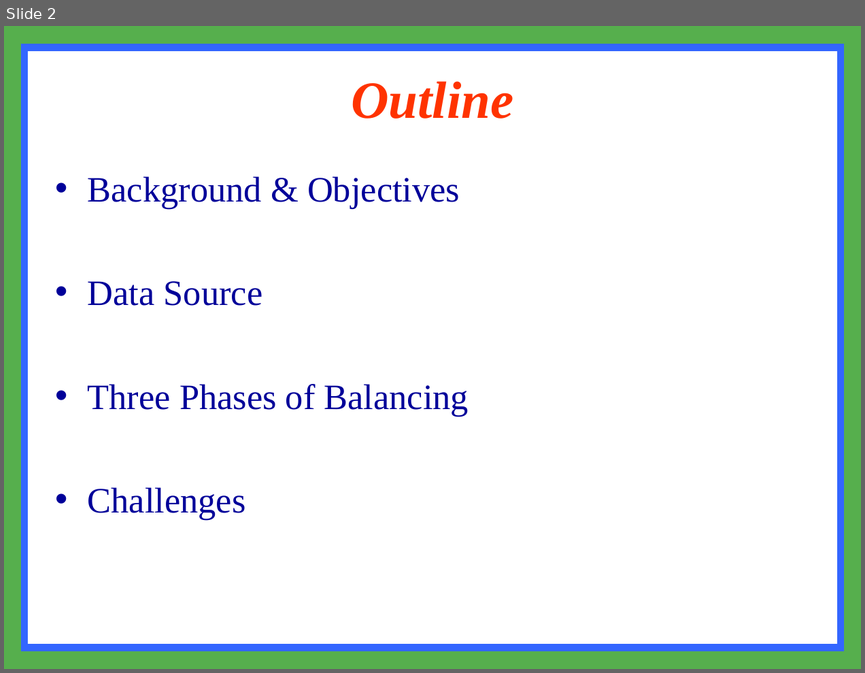
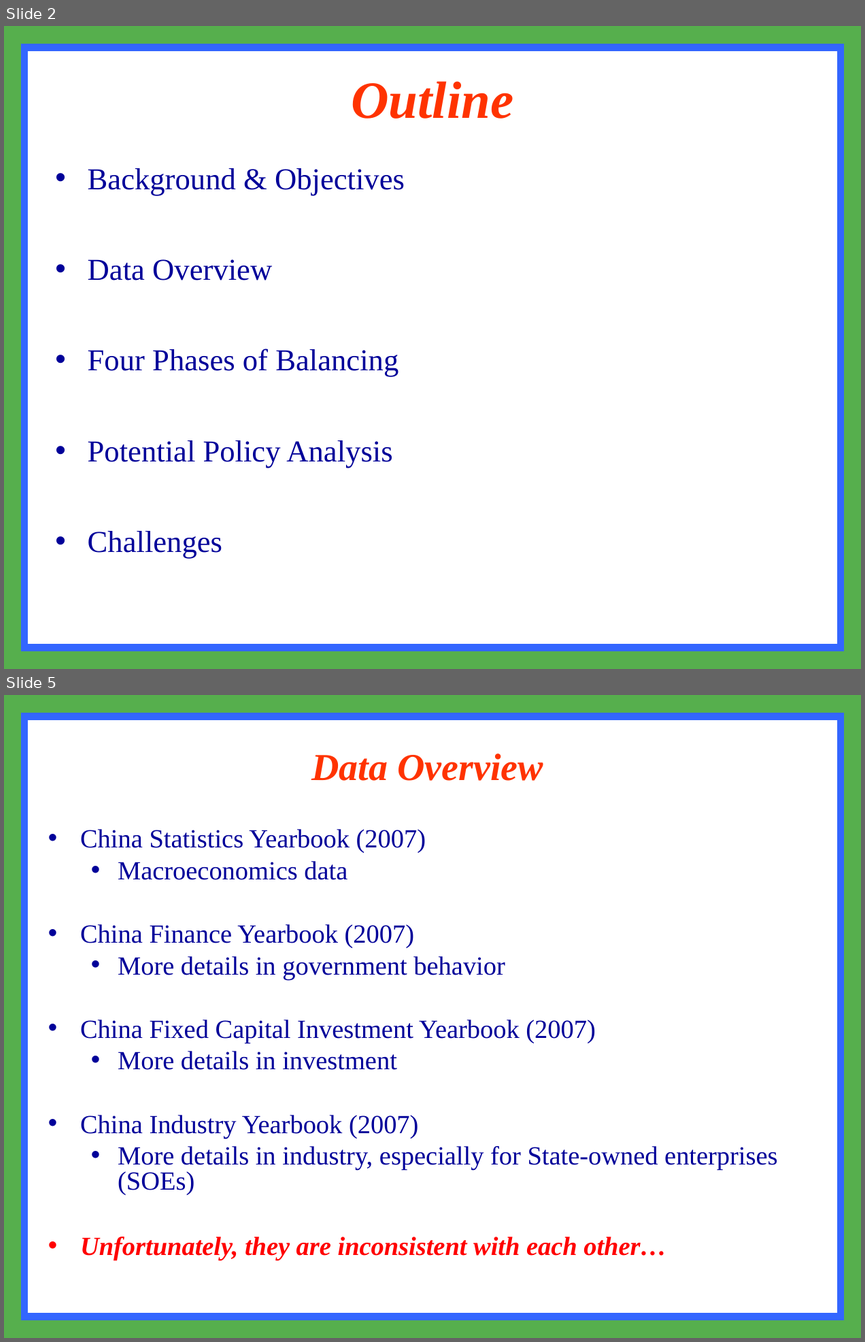
Before and after one commit to zhangda1021/data, a slide deck: data preparation.ppt. Shown one above the other, each under a label of ours: slide 2 before the commit, slides 2 and 5 after it; the slides between them are not shown. The pictures are 865x673 and 865x1342 pixels, drawn with LibreOffice and Linux fonts; fonts in the diff are those of the drawing. Boxes give left, top, right and bottom in pixels: in the first picture for what was removed or moved away, otherwise in the second. Text is boxed around its words. In the diff, an @@ line names an element or a change of style, - is before the commit and + after.

```diff
--- a/data preparation.ppt
+++ b/data preparation.ppt
@@ slide 5 added at bbox=[4, 695, 861, 1338], background #FFFFFF; not listed: 2 template elements that a slide beside it also shows @@
@@ title added at bbox=[311, 753, 543, 781], 32 pt, text #FF3300, bold, italic @@
+Data Overview
@@ text added at bbox=[80, 829, 777, 1195], 22 pt, text #000099 @@
+• China Statistics Yearbook (2007)
+  • Macroeconomics data
+• China Finance Yearbook (2007)
+  • More details in government behavior
+• China Fixed Capital Investment Yearbook (2007)
+  • More details in investment
+• China Industry Yearbook (2007)
+  • More details in industry, especially for State-owned enterprises (SOEs)
@@ text added at bbox=[80, 1236, 666, 1260], 22 pt, text #FF0000, bold, italic @@
+• Unfortunately, they are inconsistent with each other…
@@ slide 2 changed as well @@
@@ text "Background & Objectives": place and size @@
-text "Background & Objectives" at bbox=[88, 176, 469, 520]
+text "Background & Objectives" at bbox=[88, 168, 405, 558]
@@ text at bbox=[88, 168, 405, 558]: size 30 to 25.5 pt in "Background & Objectives", "Challenges" @@
@@ text at bbox=[88, 259, 398, 467]: text changed; size 30 to 25.5 pt @@
-• Data Source
-• Three Phases of Balancing
+• Data Overview
+• Four Phases of Balancing
+• Potential Policy Analysis
```
Also in this commit, not shown: 2 other slides changed, 8 other slides added, 20 slides removed, 4 other files.
